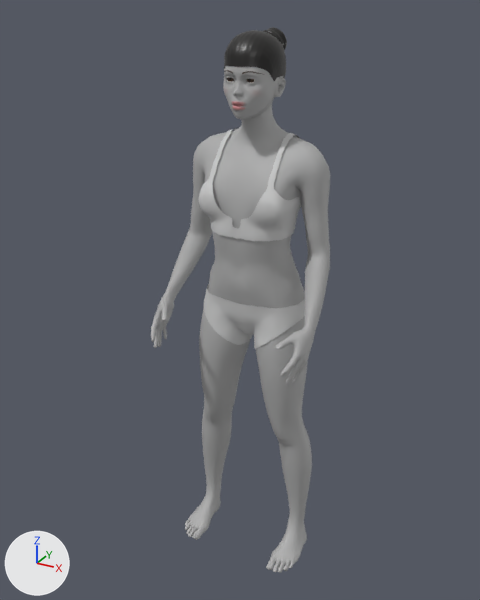
The glTF model frontend/public/models/avatar-female.glb, before and after one commit.
One viewpoint serves both versions: a 50 mm lens placed at (0.904, -1.775, 1.791), pointed at (-0.029, -0.078, 0.943). Arrows for +X, +Y and +Z are at lower left; the lights stay in place. The older version comes first. Where no turn or scale is listed for an object, it has been applied to the vertices. Vertices at exactly the same position are counted once.

In view in the first picture: 'Body_Web', 'Bra_Web', 'Briefs_Web', 'Hair_Web' and 1 more.
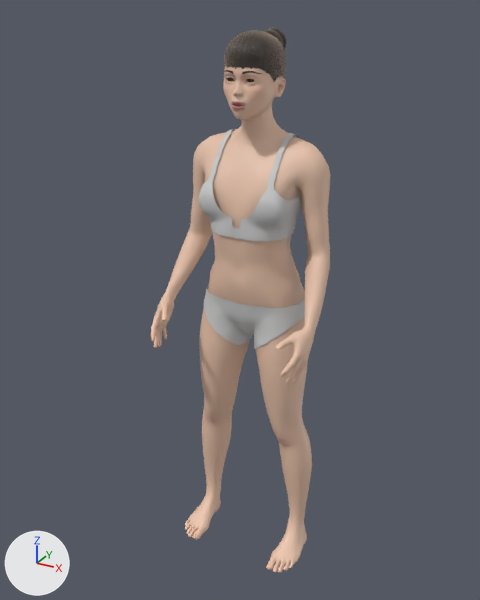
Where the newer file only moved an object's origin or applied its transform, the numbers keep the older frame.

Pixel boxes (x1, y1, x2, y2) of what changed, in the pictures (480 x 600 px; the box of a moved part takes in the faces that stretch with it):
part 1 of me_body_web, recoloured (grey to beige)
    both: (151, 66, 330, 573)
part 2 of me_hair_web, moved or reshaped
    before: (224, 65, 278, 80)
    after: (224, 65, 278, 82)
part 3 of me_hair_web, recoloured
    both: (224, 30, 286, 81)

Edits to the bpy script that builds the scene:
```text
Add img_hair_female_color:
    img_hair_female_color = load_image('hair_female_color', '_unpacked/hair_female_color', 1024, 1024, 'sRGB')
Add img_hair_female_normal:
    img_hair_female_normal = load_image('hair_female_normal', '_unpacked/hair_female_normal', 1024, 1024, 'Non-Color')
Add mat_hair_female:
    mat_hair_female = bpy.data.materials.new('Hair_Female')
    # colours: beige #c4ad99
    # uses the picture img_hair_female_color
    # uses the picture img_hair_female_normal
Change me_body_web:
    where me_body_web.from_pydata(...)  # 13524 vertices, 27036 faces; spans x -0.26..0.26, y -0.19..0.19, z -0.71..1.01
    used by ob_body_web; location = (0.0, -0.099, 0.714)
    me_body_web part 1: 26756 faces centred in x -0.26..0.26, y -0.19..0.19, z -0.71..1.01 are repainted in the vertex colours; the middle colour goes from grey #adadad to beige #e9c2aa
Change me_hair_web:
    where me_hair_web.from_pydata(...)  # 6930 vertices, 13468 faces; spans x -0.08..0.08, y -0.103..0.103, z 0.827..1.018
    used by ob_hair_web; location = (0.0, -0.041, 0.718)
    me_hair_web part 2: 173 of 6930 vertices moved; they spanned x -0.079..0.079, y -0.103..-0.02, z 0.891..0.931 and now span x -0.079..0.079, y -0.103..-0.02, z 0.89..0.93; mean shift (0.0, 0.0, -0.002); largest move (-0.058, -0.073, 0.925) -> (-0.058, -0.073, 0.915)
    me_hair_web part 3: 13468 faces spanning x -0.08..0.08, y -0.103..0.103, z 0.827..1.018 switch from mat_hairblack (black #1d1b19) to mat_hair_female
```
